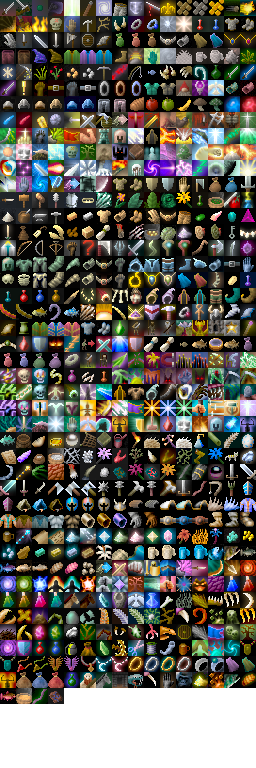
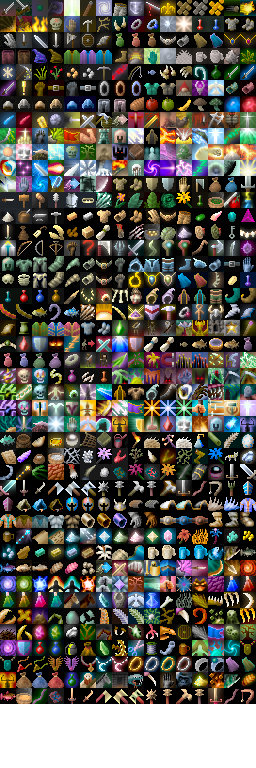
Comparing the layer stacks of the two w=256, h=768 images. Changes:
painted on "Pasted Layer" over left=49, top=691, right=63, bottom=703
painted on "Background" over left=64, top=688, right=256, bottom=704
